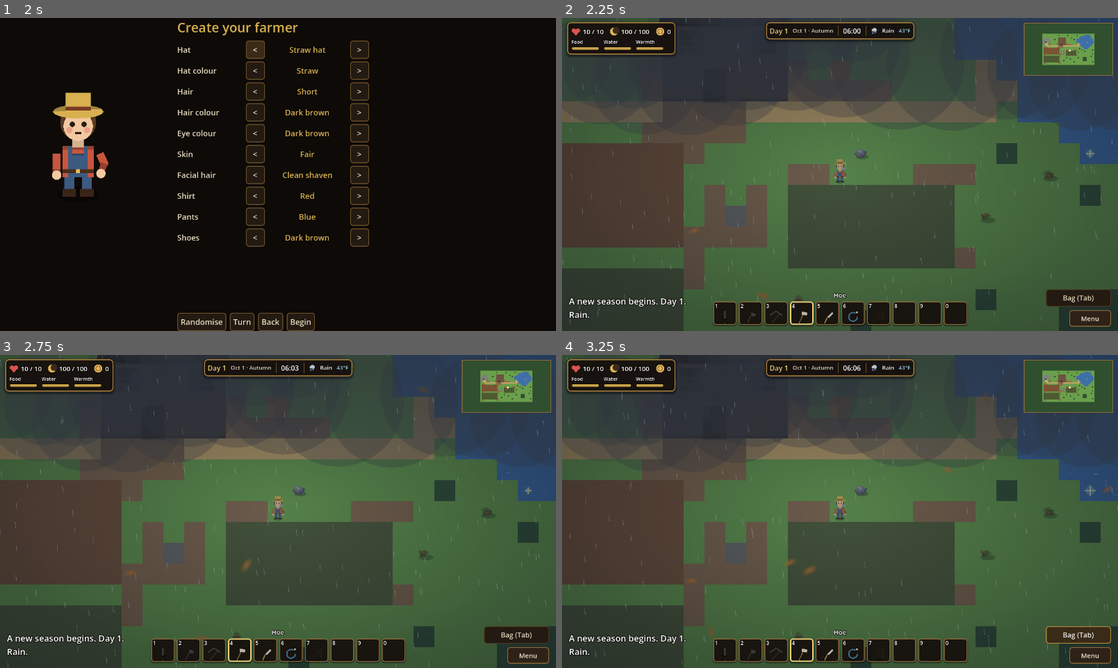
Above: before the commit, frames 1-4 (two rows, left to right).
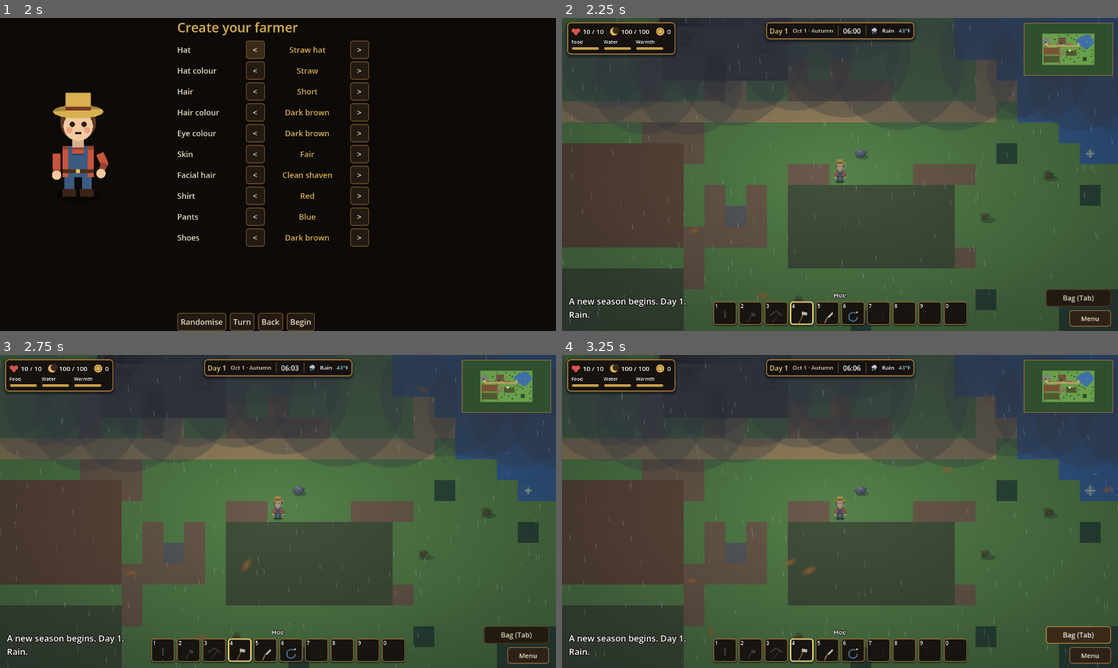
Above: after the commit, the same moments.

Repository: joshj1108/CrowCreekHollow
Game: Godot game, scene res://scenes/main.tscn
Same seed, same stepped clock (60 frames per second), same inputs: the game is played once before the commit and once after it.
Inputs:
- Up to frame 1 (2 s): click "New Game" at 0.5 s; click "Slot 1: empty" at 1.25 s
- Up to frame 2 (2.25 s): click "Begin" at 2 s
- Up to frame 3 (2.75 s): no input
- Up to frame 4 (3.25 s): click "Bag (Tab)" at 2.75 s

Frame 1 is identical in both runs. In frame 2, 0.9% of the frame differs, in the area x 20-91%, y 8-40%; in frame 3, 0.9%; in frame 4, 0.9%.

Commit message:
Match the farmhouse, door and porch to the layout diagram
The converter joined the wrong pixel regions for the house, so the
house came out three rows tall with the door too high. It now takes
the union of the roof and body boxes, and the porch sits on the tile in
front of the door. Fences are no longer overwritten by plot fills.

Co-Authored-By: Claude Haiku 5.5 <noreply@anthropic.com>
Claude-Session: https://claude.ai/code/session_016EvHBYyFANDWxunM27u84C

Diff:
--- a/scripts/farm_layout.gd
+++ b/scripts/farm_layout.gd
@@ -19,10 +19,10 @@
 	".KKKK....G..HHHHHH......G.~~~~~~~~~~~~~.",
 	"KK.KKK......HHHHHH........~~~~~~~~~~~~~.",
 	"KKC.KK......HHHHHH........~~~~~~~~.~~~~~",
-	"KKPP.X.....XHHHHHHX.A......P~~~~~~~~~~~.",
-	"..PP.XX....XHHDHHHXXXXX....PP~~~~~~~~~..",
-	"...PPPPPPPPPRRRRPPPPPPPPPPPP.~~~~~~~~...",
-	".XXX.......XXXRR...............~~~~~....",
+	"KKPP.X.....XHHDHHHX.A......P~~~~~~~~~~~.",
+	"..PP.XX....X..RP..XXXXX....PP~~~~~~~~~..",
+	"...PPPPPPPPPPPPPPPPPPPPPPPPP.~~~~~~~~...",
+	".XXX.......XXX.................~~~~~....",
 	".SSSSSSSSSSSSX..............G...~~~.....",
 	".SSSSSSSSSSSS.....XX....XXX...........G.",
 	".SSSSSSSSSSSS.X.X.FFFFFFFF......G.......",
@@ -44,8 +44,8 @@
 const HOUSE_IX := 12
 const HOUSE_IY := 3
 const HOUSE_W := 6
-const HOUSE_H := 6
-const PORCH_RECT := Rect2i(12, 9, 4, 2)
+const HOUSE_H := 5
+const PORCH_RECT := Rect2i(14, 8, 1, 1)
 const WELL_IX := Vector2i(15, 14)
 const STALL_IX := 20
 const STALL_IY := 7
@@ -67,4 +67,4 @@
 # Farm tiles that the coop and barn must not be placed on, so they never overlap a building the player unlocks later.
 const RESERVED := [Vector2i(10, 5), Vector2i(25, 19), Vector2i(25, 20), Vector2i(25, 21), Vector2i(25, 22), Vector2i(26 …(276 unchanged characters)…
 # Changes whenever the layout changes. Saves record it, so a save from another layout is migrated.
-const VERSION := "1e0c2a1f"
+const VERSION := "485efddf"
Not shown, changed: tools/farm_layout.py
